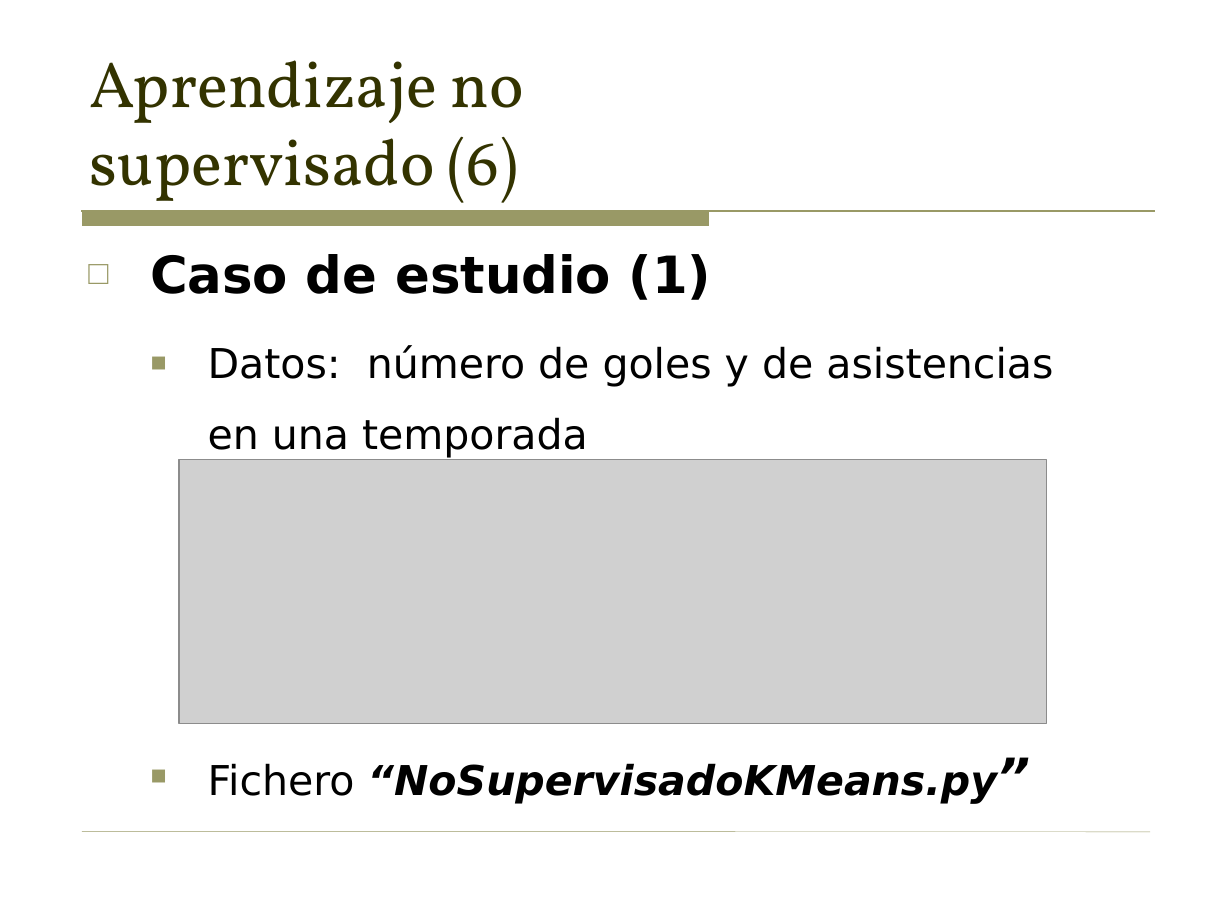
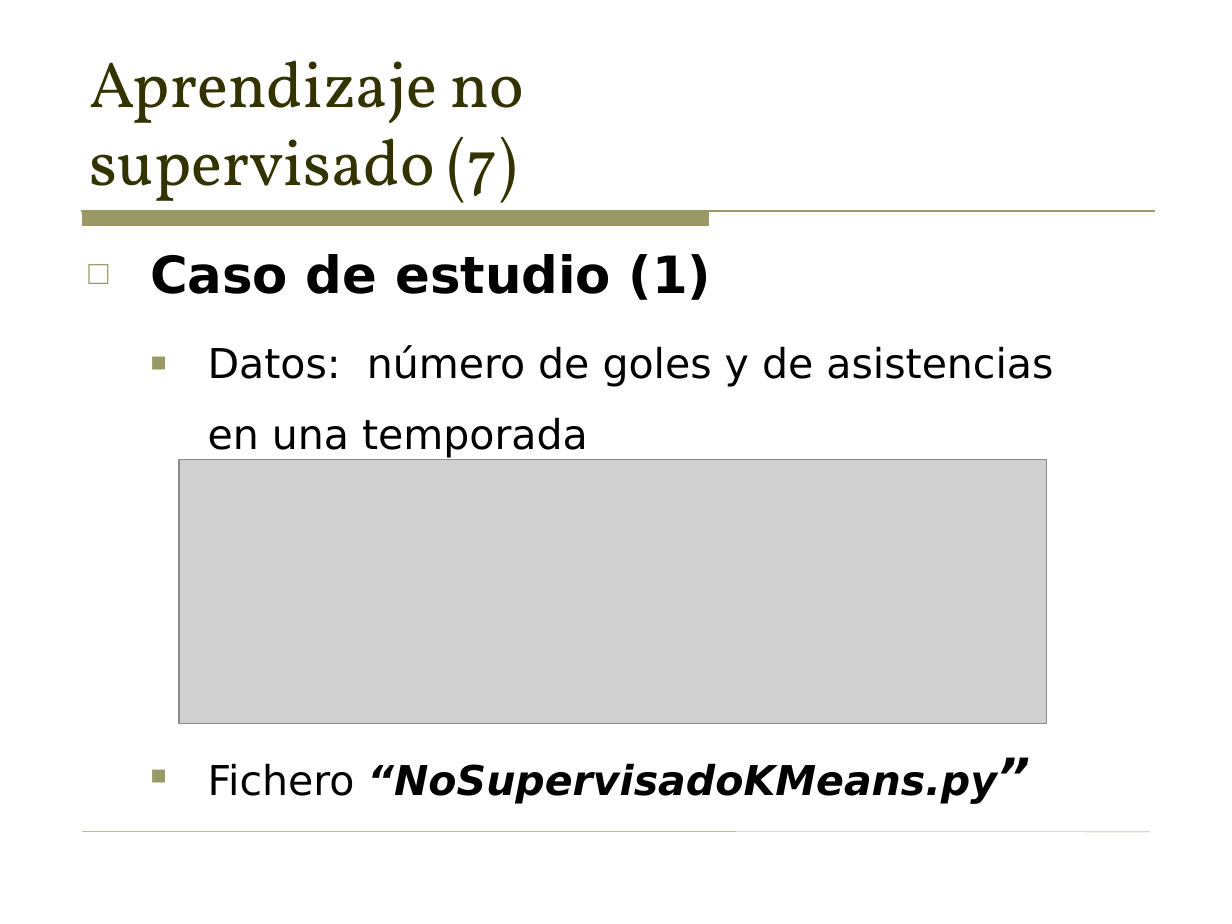
Before and after one commit to sergarb1/TallerAprendizajeAutomaticoPython, a slide deck: slide 35 of Taller - Introduccion al aprendizaje automatico (Supervisado y no supervisado).odp (slide 32 before the commit). Drawn at 1232x924 pixels with LibreOffice and Linux fonts; fonts in the diff are those of the drawing; grey boxes stand for pictures. Boxes give left, top, right and bottom in pixels: in the first picture for what was removed or moved away, otherwise in the second. Text is boxed around its words. In the diff, an @@ line names an element or a change of style, - is before the commit and + after.

```diff
--- a/Taller - Introduccion al aprendizaje automatico (Supervisado y no supervisado).odp
+++ b/Taller - Introduccion al aprendizaje automatico (Supervisado y no supervisado).odp
@@ title at (89,60,523,214): text changed @@
-Aprendizaje no
-supervisado (6)
+Aprendizaje no
+supervisado (7)
```
Also in this commit, not shown: 7 other slides changed, 3 slides added, 2 other files.
